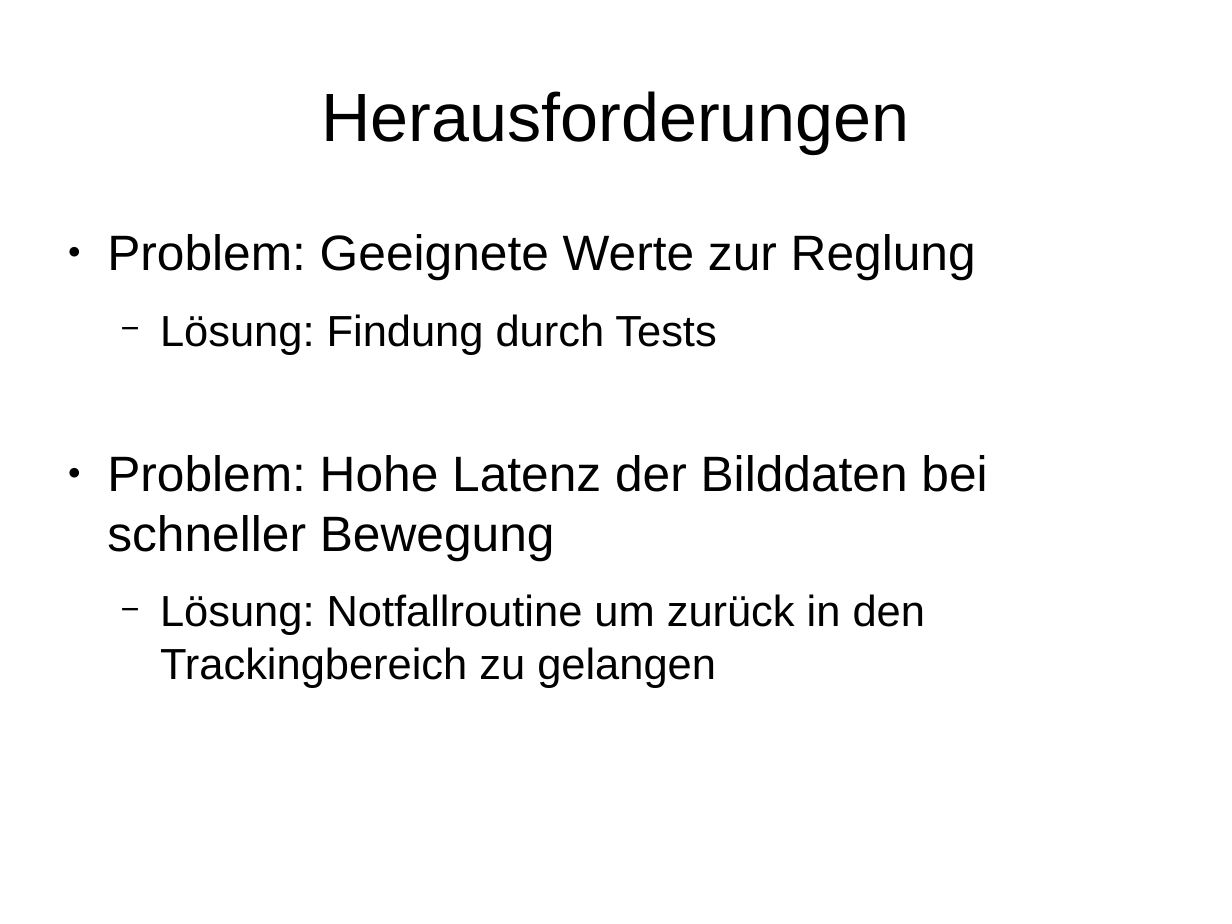
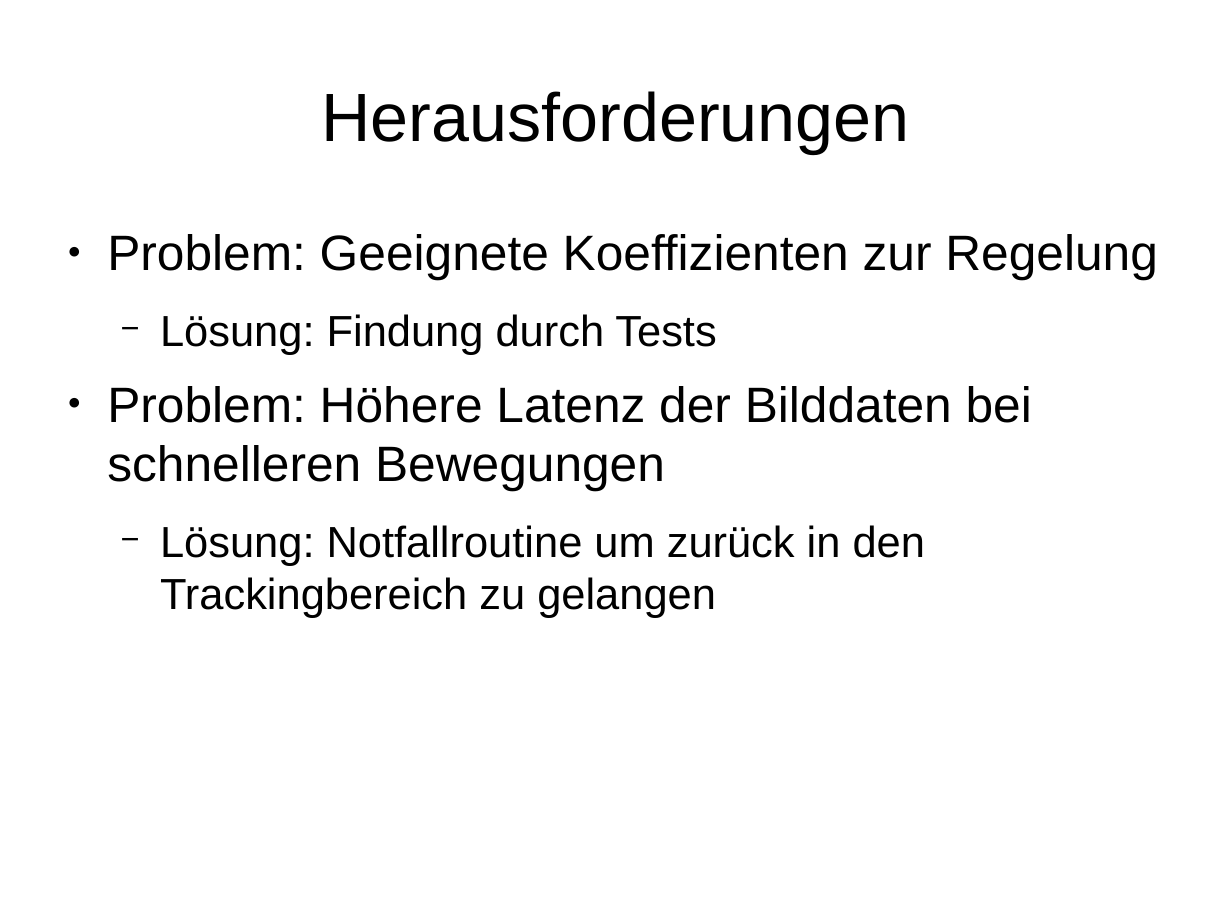
Before and after one commit to KITrokopter/Presentation, a slide deck: slide 4 of control_modul/Folien Positionmodul PSE.odp. Drawn at 1232x924 pixels with LibreOffice and Linux fonts; fonts in the diff are those of the drawing. Boxes give left, top, right and bottom in pixels: in the first picture for what was removed or moved away, otherwise in the second. Text is boxed around its words. In the diff, an @@ line names an element or a change of style, - is before the commit and + after.

```diff
--- a/control_modul/Folien Positionmodul PSE.odp
+++ b/control_modul/Folien Positionmodul PSE.odp
@@ text at box(107, 234, 1158, 280): text changed @@
-● Problem: Geeignete Werte zur Reglung
+● Problem: Geeignete Koeffizienten zur Regelung
@@ text at box(107, 386, 1032, 491): text changed @@
-● Problem: Hohe Latenz der Bilddaten bei schneller Bewegung
+● Problem: Höhere Latenz der Bilddaten bei schnelleren Bewegungen
```
Also in this commit, not shown: 2 other slides changed.
